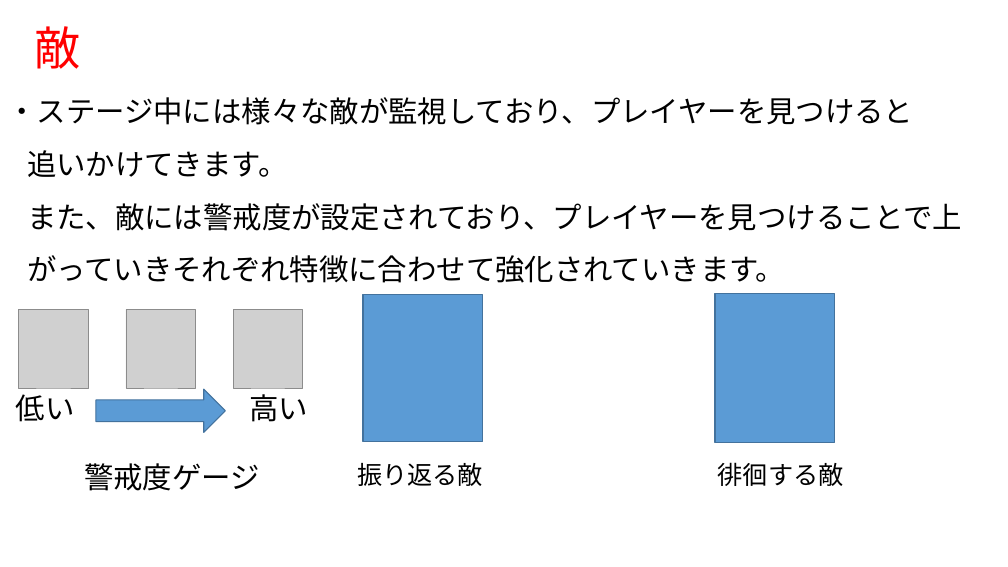
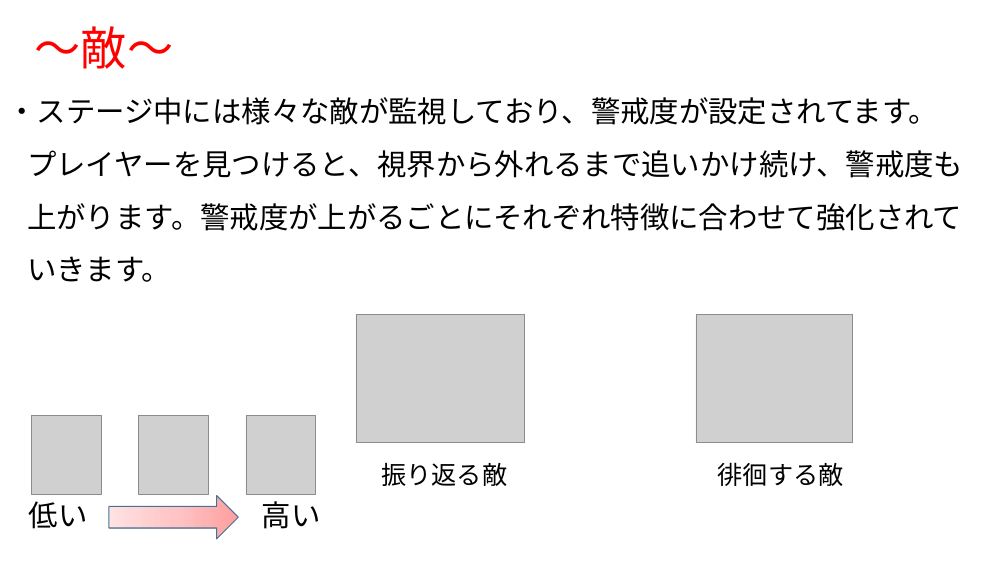
Before and after one commit to 1601323/Gameproject, a slide deck: slide 13 of AsoGameSho.pptx. Drawn at 1008x567 pixels with LibreOffice and Linux fonts; fonts in the diff are those of the drawing; grey boxes stand for pictures; background and template pictures are left out. Boxes give left, top, right and bottom in pixels: in the first picture for what was removed or moved away, otherwise in the second. Text is boxed around its words. In the diff, an @@ line names an element or a change of style, - is before the commit and + after.

```diff
--- a/AsoGameSho.pptx
+++ b/AsoGameSho.pptx
@@ text at <box>35,26,174,69</box>: text changed @@
-敵
+～敵～
@@ text at <box>7,97,963,282</box>: text changed @@
-・ステージ中には様々な敵が監視しており、プレイヤーを見つけると
-追いかけてきます。
-また、敵には警戒度が設定されており、プレイヤーを見つけることで上
-がっていきそれぞれ特徴に合わせて強化されていきます。
+・ステージ中には様々な敵が監視しており、警戒度が設定されてます。
+プレイヤーを見つけると、視界から外れるまで追いかけ続け、警戒度も
+上がります。警戒度が上がるごとにそれぞれ特徴に合わせて強化されて
+いきます。
@@ rectangle removed at <box>363,294,482,442</box> @@
@@ rectangle removed at <box>715,294,835,443</box> @@
@@ picture added at <box>356,315,525,442</box> @@
@@ picture added at <box>696,315,852,442</box> @@
@@ text removed at <box>84,463,260,491</box> @@
-警戒度ゲージ
@@ text "振り返る敵": place and size @@
-text "振り返る敵" at <box>357,463,483,486</box>
+text "振り返る敵" at <box>381,463,507,486</box>
@@ 3 pictures, 2 texts, 1 right arrow: place and size @@
-3 pictures, 2 texts, 1 right arrow at <box>16,309,308,433</box>
+3 pictures, 2 texts, 1 right arrow at <box>29,416,321,539</box>
@@ right arrow at <box>109,496,238,539</box>: fill #5B9BD5 to gradient #FFA0A0 to #FFC5C5 to #FFE3E3 @@
```
Also in this commit, not shown: 9 other slides changed, 1 other file.
